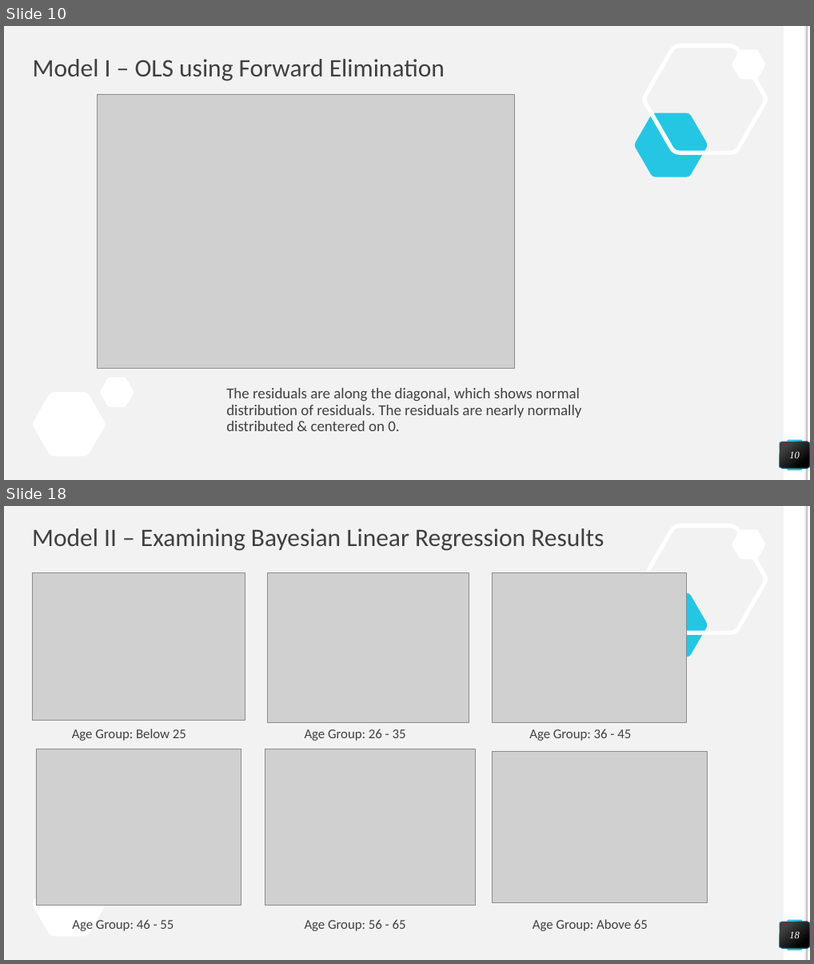
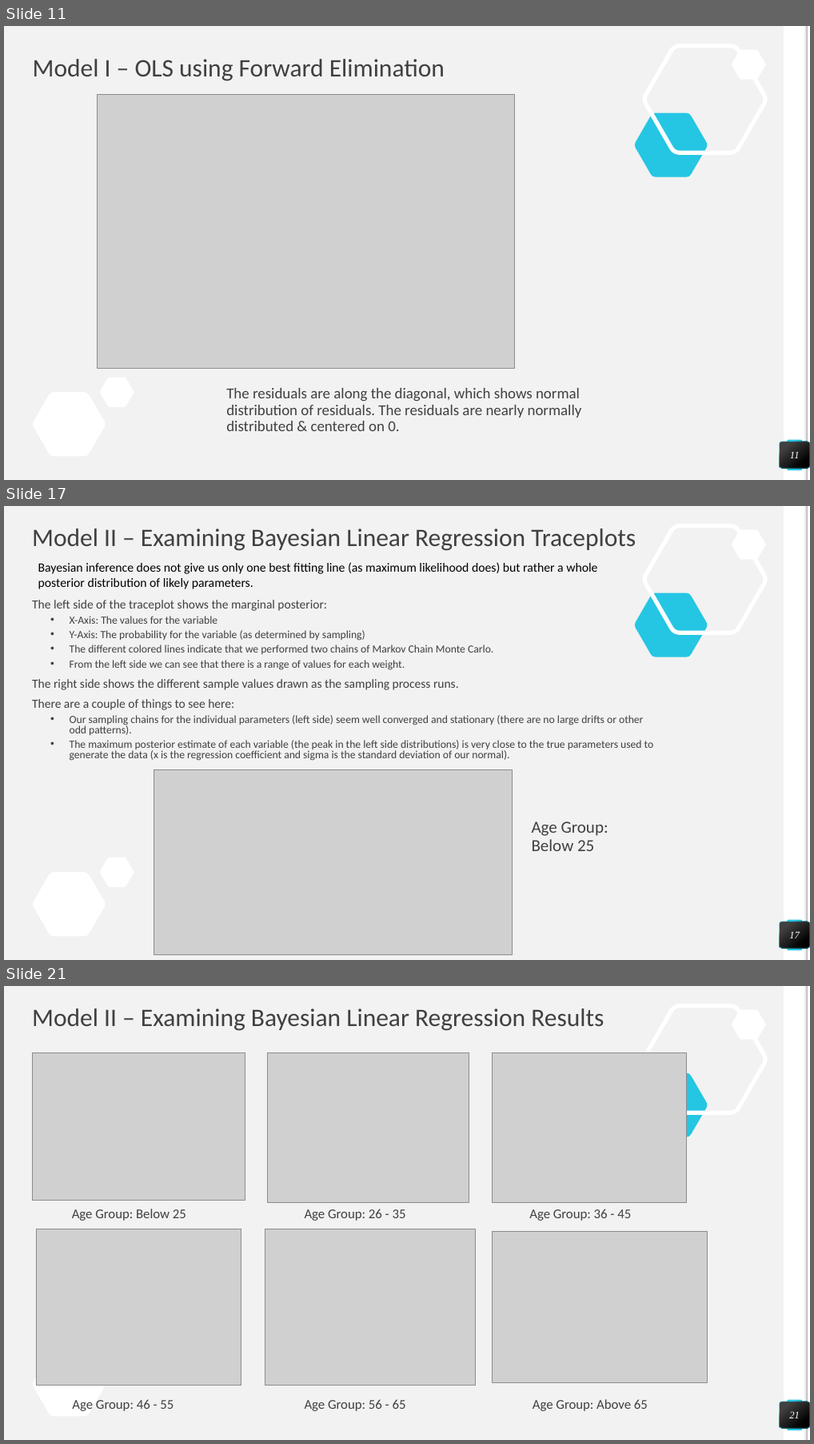
Before and after one commit to nealpatel02/DataScience_Project_3251, a slide deck: Customer Segmentation - Statistics Term Project Presentation - Team 5 - V2.pptx. Shown one above the other, each under a label of ours: slides 10 and 18 before the commit, slides 11, 17 and 21 after it; the slides between them are not shown. The pictures are 814x964 and 814x1444 pixels, drawn with LibreOffice and Linux fonts; fonts in the diff are those of the drawing; grey boxes stand for pictures. Boxes give left, top, right and bottom in pixels: in the first picture for what was removed or moved away, otherwise in the second. Text is boxed around its words. In the diff, an @@ line names an element or a change of style, - is before the commit and + after.

```diff
--- a/Customer Segmentation - Statistics Term Project Presentation - Team 5 - V2.pptx
+++ b/Customer Segmentation - Statistics Term Project Presentation - Team 5 - V2.pptx
@@ slide 17 added at (4, 506, 810, 960), background #F2F2F2; not listed: 9 template elements that a slide beside it also shows @@
@@ title added at (32, 528, 636, 551), 30 pt, text #404040 @@
+Model II – Examining Bayesian Linear Regression Traceplots
@@ text added at (38, 562, 598, 589), 15 pt, text #000000 @@
+Bayesian inference does not give us only one best fitting line (as maximum likelihood does) but rather a whole posterior distribution of likely parameters.
@@ text added at (32, 600, 654, 760), 12.9 pt, text #404040 @@
+The left side of the traceplot shows the marginal posterior:
+  • X-Axis: The values for the variable
+  • Y-Axis: The probability for the variable (as determined by sampling)
+  • The different colored lines indicate that we performed two chains of Markov Chain Monte Carlo.
+  • From the left side we can see that there is a range of values for each weight.
+The right side shows the different sample values drawn as the sampling process runs.
+There are a couple of things to see here:
+  • Our sampling chains for the individual parameters (left side) seem well converged and stationary (there are no large drifts or other odd patterns).
+  • The maximum posterior estimate of each variable (the peak in the left side distributions) is very close to the true parameters used to generate the data (x is the regression coefficient and sigma is the standard deviation of our normal).
@@ picture added at (154, 770, 513, 954) @@
@@ text added at (532, 821, 609, 851), 20 pt, text #404040 @@
+Age Group: Below 25
@@ page number added at (780, 921, 810, 948), fill gradient #404040 to #000000, outline #25C6E3 0.5 pt, 12 pt, text #FFFFFF, italic @@
+17
@@ what was slide 10 is now slide 11 @@
@@ page number at (790, 452, 800, 458): text changed @@
-10
+11
@@ what was slide 18 is now slide 21 @@
@@ page number at (790, 1411, 800, 1418): text changed @@
-18
+21
```
Also in this commit, not shown: 20 slides changed, 2 other slides added, 1 slide removed.
